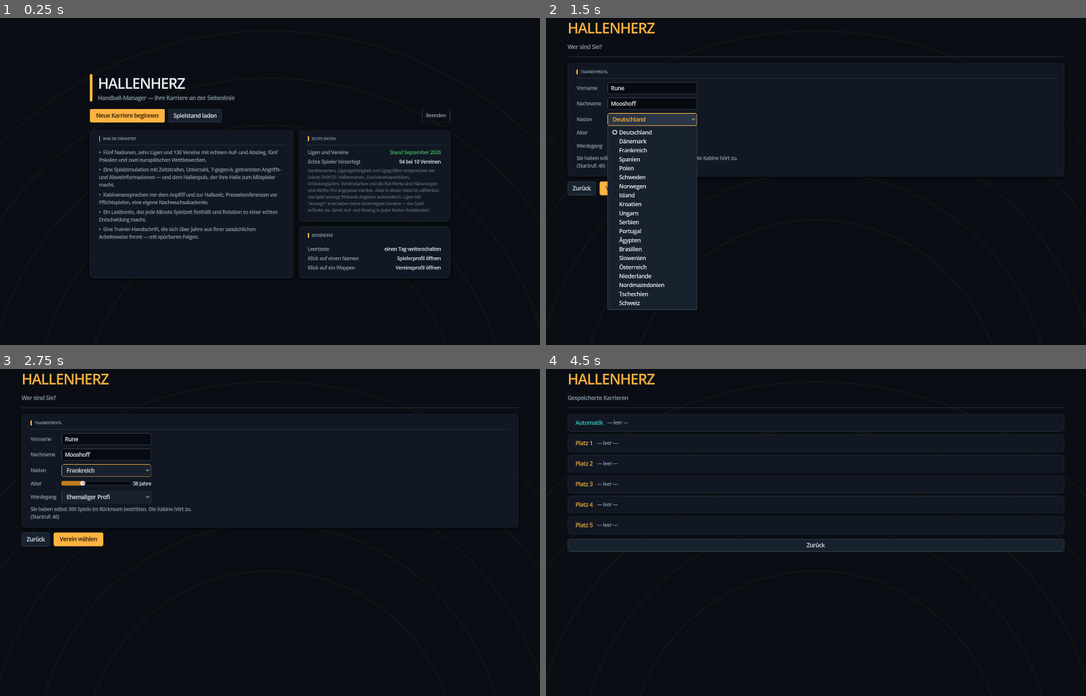
Above: before the commit, frames 1-4 (two rows, left to right).
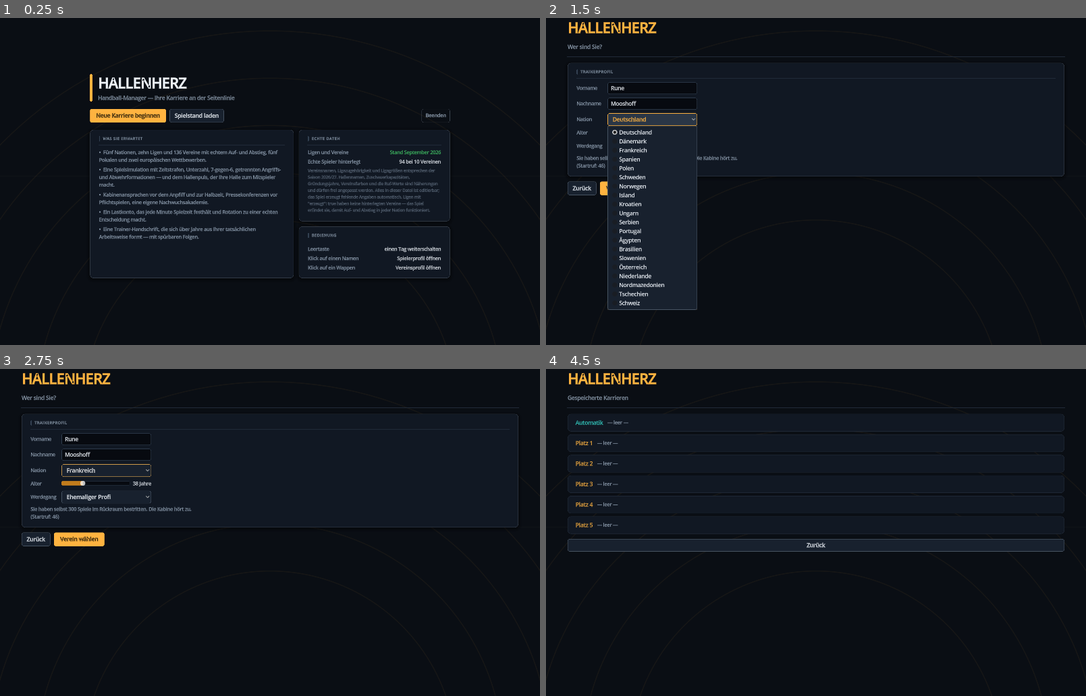
Above: after the commit, the same moments.

Repository: y24st2d98k-sys/hm26
Game: Godot game, scene res://ui/App.tscn
Same seed, same stepped clock (60 frames per second), same inputs: the game is played once before the commit and once after it.
Inputs:
- Up to frame 1 (0.25 s): no input
- Up to frame 2 (1.5 s): click "Neue Karriere beginnen" at 0.5 s; click "Deutschland" at 1.25 s
- Up to frame 3 (2.75 s): click "Ehemaliger Profi" at 2 s
- Up to frame 4 (4.5 s): click "Frankreich" at 2.75 s; click "Zurück" at 3.5 s; click "Spielstand laden" at 4.25 s

The runs differ from the first frame. In frame 1, 0.7% of the frame differs, in the area x 18-83%, y 18-68%; in frame 2, 0.4%; in frame 3, 0.6%; in frame 4, 0.3%.

Commit message:
Oberflaeche: Gewichtung, Licht und Bewegung
Die Bildschirme waren korrekt, aber tonlos: jede Karte gleich schwer, jede
Flaeche flach gefuellt, jeder Akzent gleich laut, kein Uebergang. Sechs
Eingriffe geben dem Auge eine Reihenfolge.

- Schriftschnitte statt nur Groessen. FontVariation macht aus dem einen
  Engine-Schnitt vier: halbfett, fett, gesperrte Versalien, eng. Ohne
  geladenes Asset.
- Lichtkante und Schatten auf jeder erhabenen Flaeche, damit eine Karte wie
  ein Koerper aussieht und nicht wie ein aufgemalter Kasten.
- Der Grund ist nicht mehr flach gefuellt, sondern traegt einen sehr flachen
  radialen Schein ueber der oberen Mitte.
- Seitenleiste und Kopfzeile werfen einen Schatten auf den Inhalt: sie liegen
  jetzt ueber ihm statt neben ihm.
- Akzentdisziplin. Im Ruhezustand traegt eine Karte eine neutrale Kopfmarke
  und ein mattes "Oeffnen". Nur Karten, die eine Entscheidung verlangen,
  bekommen ueber Stil.karte_betonen() getoenten Grund, farbige linke Kante
  und eingefaerbten Kopf. Kennzahlenkacheln toenen ihren Rand, statt ihn
  vollflaechig einzufaerben.
- Bildschirmwechsel blendet in 140 ms auf und hebt den Inhalt zehn Pixel an.
  Bildschirmfoto und Layoutpruefung rufen vorher App.bewegung_beenden() auf
  und vermessen deshalb nie einen halben Frame.

Geprueft: Kaltstart bestanden, Oberflaechentest durchgelaufen,
Layoutpruefung 0 Fehler / 0 Hinweise.

Co-Authored-By: Claude Opus 5 <noreply@anthropic.com>
Claude-Session: https://claude.ai/code/session_01DW7a4Az9q4yojmwBD8gzAx

Diff:
--- a/autoload/Stil.gd
+++ b/autoload/Stil.gd
@@ -55,6 +55,50 @@
 const A_NORMAL := 12
 const A_GROSS := 18
 const A_RIESIG := 26
+
+# ------------------------------------------------------------ Schriftschnitte ---
+#
+# Die Engine bringt genau einen Schnitt mit. Ohne Gewichtsunterschied klingt
+# jede Fläche gleich laut: Überschrift, Wert und Fußnote unterscheiden sich nur
+# in der Größe, und das reicht nicht, um ein Auge zu führen. FontVariation
+# erzeugt Halbfett, Fett und einen gesperrten Versalienschnitt aus derselben
+# Datei — ohne ein einziges geladenes Asset.
+
+var _schnitt_halbfett: FontVariation = null
+var _schnitt_fett: FontVariation = null
+var _schnitt_gesperrt: FontVariation = null
+var _schnitt_eng: FontVariation = null
+
+func _schnitt(embolden: float, sperrung: float) -> FontVariation:
+	var f := FontVariation.new()
+	f.base_font = ThemeDB.fallback_font
+	f.variation_embolden = embolden
+	f.spacing_glyph = int(sperrung)
+	return f
+
+## Halbfett — Werte, Knöpfe, Spielernamen.
+func schnitt_halbfett() -> FontVariation:
+	if _schnitt_halbfett == null:
+		_schnitt_halbfett = _schnitt(0.22, 0)
+	return _schnitt_halbfett
+
+## Fett — Überschriften und große Zahlen.
+func schnitt_fett() -> FontVariation:
+	if _schnitt_fett == null:
+		_schnitt_fett = _schnitt(0.48, 0)
+	return _schnitt_fett
+
+## Gesperrt — Versalien-Etiketten. Ohne Laufweite kleben Großbuchstaben.
+func schnitt_gesperrt() -> FontVariation:
+	if _schnitt_gesperrt == null:
+		_schnitt_gesperrt = _schnitt(0.20, 1)
+	return _schnitt_gesperrt
+
+## Eng — lange Zahlenkolonnen, die sonst die Spalte sprengen.
+func schnitt_eng() -> FontVariation:
+	if _schnitt_eng == null:
+		_schnitt_eng = _schnitt(0.0, -1)
+	return _schnitt_eng
 
 var _theme: Theme = null
 
@@ -81,6 +125,33 @@
 	return Color(farbe.r, farbe.g, farbe.b, deckung)
 
 # ------------------------------------------------------------- StyleBoxen ---
+## Grundfläche mit Lichtstimmung.
+##
+## Ein gleichmäßig gefüllter Hintergrund ist der sicherste Weg, eine Oberfläche
+## billig aussehen zu lassen: echtes Licht fällt nie überall gleich. Ein sehr
+## flacher radialer Schein oben links über der Mitte genügt — bewusst sieht ihn
+## niemand, aber die Fläche bekommt eine Richtung, und alles, was darauf liegt,
+## wirkt aufgesetzt statt eingefärbt.
+func grundflaeche() -> TextureRect:
+	var g := Gradient.new()
+	g.offsets = PackedFloat32Array([0.0, 0.55, 1.0])
+	g.colors = PackedColorArray([
+		GRUND.lightened(0.075), GRUND.lightened(0.018), GRUND.darkened(0.32)])
+	var t := GradientTexture2D.new()
+	t.gradient = g
+	t.width = 256
+	t.height = 256
+	t.fill = GradientTexture2D.FILL_RADIAL
+	t.fill_from = Vector2(0.40, 0.02)
+	t.fill_to = Vector2(1.30, 1.05)
+	var r := TextureRect.new()
+	r.texture = t
+	r.expand_mode = TextureRect.EXPAND_IGNORE_SIZE
+	r.stretch_mode = TextureRect.STRETCH_SCALE
+	r.set_anchors_preset(Control.PRESET_FULL_RECT)
+	r.mouse_filter = Control.MOUSE_FILTER_IGNORE
+	return r
+
 func box(fuellung: Color, radius: int = R_NORMAL, randfarbe: Variant = null, randbreite: int = 1) -> StyleBoxFlat:
 	var sb := StyleBoxFlat.new()
 	sb.bg_color = fuellung
@@ -103,6 +174,16 @@
 	sb.shadow_color = SCHATTEN
 	sb.shadow_size = 10
 	sb.shadow_offset = Vector2(0, 3)
+	lichtkante(sb)
+	return sb
+
+## Eine hellere Oberkante. Licht kommt von oben — ohne diesen einen Pixel
+## sieht jede Fläche aus wie ein aufgemalter Kasten statt wie ein Körper.
+func lichtkante(sb: StyleBoxFlat, staerke: float = 0.055) -> StyleBoxFlat:
+	sb.border_width_top = maxi(sb.border_width_top, 1)
+	# Godot kennt nur eine Randfarbe je Box. Die Oberkante wird deshalb über
+	# eine leicht aufgehellte Randfarbe angedeutet, die zum Rest noch passt.
+	sb.border_color = sb.border_color.lerp(Color(1, 1, 1, sb.border_color.a), staerke * 2.0)
 	return sb
 
 func box_leer() -> StyleBoxEmpty:
@@ -140,6 +221,7 @@
 	b_normal.content_margin_right = 14
 	b_normal.content_margin_top = 7
 	b_normal.content_margin_bottom = 7
+	lichtkante(b_normal)
 	var b_hover := b_normal.duplicate() as StyleBoxFlat
 	b_hover.bg_color = FLAECHE_GLAS
 	b_hover.border_color = AKZENT_TIEF
@@ -158,6 +240,9 @@
 	t.set_stylebox("pressed", "Button", b_press)
 	t.set_stylebox("disabled", "Button", b_dis)
 	t.set_stylebox("focus", "Button", b_fokus)
+	# Ein Knopf ist eine Handlung — er darf schwerer wiegen als Fließtext.
+	t.set_font("font", "Button", schnitt_halbfett())
+	t.set_font("font", "OptionButton", schnitt_halbfett())
 	t.set_color("font_color", "Button", TEXT)
 	t.set_color("font_hover_color", "Button", Color.WHITE)
 	t.set_color("font_pressed_color", "Button", AKZENT)
@@ -260,6 +345,8 @@
 			l.add_theme_font_size_override("font_size", S_GROSS)
 		_:
 			l.add_theme_font_size_override("font_size", S_KLEIN)
+	# Eine Überschrift ist erst dann eine, wenn sie auch schwerer wiegt.
+	l.add_theme_font_override("font", schnitt_fett())
 	l.add_theme_color_override("font_color", farbe if farbe != null else TEXT)
 	return l
 
@@ -292,6 +379,7 @@
 	var l := Label.new()
 	l.text = text_inhalt.to_upper()
 	l.add_theme_font_size_override("font_size", S_ETIKETT)
+	l.add_theme_font_override("font", schnitt_gesperrt())
 	l.add_theme_color_override("font_color", farbe if farbe != null else TEXT_SCHWACH)
 	l.vertical_alignment = VERTICAL_ALIGNMENT_CENTER
 	return l
@@ -342,10 +430,16 @@
 		aussen.add_child(kopf)
 		var punkt := Marke.new()
 		punkt.custom_minimum_size = Vector2(3, 14)
-		punkt.farbe = AKZENT
+		# Ruhezustand bewusst neutral. Wenn jede Karte einen Akzentstrich trägt,
+		# trägt keine mehr Bedeutung — der Akzent gehört den Karten, die etwas
+		# von einem wollen (siehe karte_betonen).
+		punkt.farbe = RAND_HELL
 		punkt.size_flags_vertical = Control.SIZE_SHRINK_CENTER
 		kopf.add_child(punkt)
-		kopf.add_child(etikett(ueberschrift, TEXT_MATT))
+		var kopftext := etikett(ueberschrift, TEXT_MATT)
+		kopf.add_child(kopftext)
+		p.set_meta("marke", punkt)
+		p.set_meta("kopftext", kopftext)
 		kopf.add_child(dehner())
 		var aktionen := hbox(A_MINI)
 		kopf.add_child(aktionen)
@@ -363,6 +457,25 @@
 func karte_wurzel(inhalt: Node) -> Control:
 	return inhalt.get_meta("karte") as Control
 
+## Hebt eine Karte hervor, die etwas vom Spieler will.
+##
+## Auf einer Übersicht liegen Anliegen, Pressetermine und reine Auskunft
+## nebeneinander. Sind alle gleich gebaut, muss man jede lesen, um zu wissen,
+## welche eine Entscheidung verlangt. Ein getönter Grund, eine farbige linke
+## Kante und ein eingefärbter Kopf erledigen das vor dem ersten Wort.
+func karte_betonen(inhalt: Node, farbe: Variant = null) -> void:
+	var wurzel := karte_wurzel(inhalt)
+	if wurzel == null:
+		return
+	var f: Color = farbe if farbe != null else AKZENT
+	var sb := box_erhaben(FLAECHE_HOCH.lerp(f, 0.045), R_NORMAL, RAND.lerp(f, 0.30))
+	sb.border_width_left = 3
+	wurzel.add_theme_stylebox_override("panel", sb)
+	if wurzel.has_meta("marke"):
+		(wurzel.get_meta("marke") as Node).farbe = f
+	if wurzel.has_meta("kopftext"):
+		(wurzel.get_meta("kopftext") as Label).add_theme_color_override("font_color", f)
+
 ## Haengt ein Control rechts in die Kopfzeile einer Karte (Filter, kleine Knoepfe).
 func karte_aktion(inhalt: Node, steuerung: Control) -> void:
 	var wurzel := karte_wurzel(inhalt)
@@ -370,22 +483,38 @@
 		(wurzel.get_meta("aktionen") as Node).add_child(steuerung)
 
 ## Kennzahlenkachel: Etikett, grosser Wert, Zusatzzeile.
+## Kennzahlenkachel. Drei Ebenen mit deutlich verschiedenem Gewicht: ein
+## gesperrtes Etikett, darunter der Wert als schwere Zahl, darunter die
+## Einordnung. Eine farbige Oberkante trägt die Bedeutung, ohne dass der Wert
+## selbst schreien muss — sonst leuchtet ein Bildschirm an sechs Stellen
+## gleich stark und führt das Auge nirgendwohin.
 func kachel(beschriftung: String, wert: String, hinweis: String = "", farbe: Variant = null) -> PanelContainer:
 	var p := PanelContainer.new()
 	var sb := box(FLAECHE_HOCH, R_NORMAL, RAND)
-	sb.content_margin_left = 14
-	sb.content_margin_right = 14
-	sb.content_margin_top = 11
-	sb.content_margin_bottom = 11
+	sb.content_margin_left = 15
+	sb.content_margin_right = 15
+	sb.content_margin_top = 12
+	sb.content_margin_bottom = 13
+	lichtkante(sb)
+	if farbe != null:
+		sb.border_width_top = 2
+		sb.border_color = RAND.lerp(farbe as Color, 0.40)
 	p.add_theme_stylebox_override("panel", sb)
 	p.size_flags_horizontal = Control.SIZE_EXPAND_FILL
-	var v := vbox(2)
+	var v := vbox(1)
 	p.add_child(v)
 	v.add_child(etikett(beschriftung))
-	var w := text(wert, S_GROSS, farbe if farbe != null else TEXT)
+	var w := Label.new()
+	w.text = wert
+	w.add_theme_font_size_override("font_size", S_TITEL)
+	w.add_theme_font_override("font", schnitt_fett())
+	w.add_theme_color_override("font_color", farbe if farbe != null else TEXT)
+	w.clip_text = true
 	v.add_child(w)
 	if hinweis != "":
-		v.add_child(matt(hinweis, S_MINI))
+		var hl := matt(hinweis, S_MINI)
+		hl.clip_text = true
+		v.add_child(hl)
 	p.set_meta("wert", w)
 	return p
 
@@ -639,7 +768,7 @@
 	var b := Button.new()
 	b.custom_minimum_size = Vector2(0, hoehe)
 	b.focus_mode = Control.FOCUS_NONE
-	var grund: Color = Color(1, 1, 1, 0.028) if index % 2 == 1 else Color(0, 0, 0, 0)
+	var grund: Color = Color(1, 1, 1, 0.038) if index % 2 == 1 else Color(0, 0, 0, 0)
 	var n := box(lasur(AKZENT, 0.10) if hervorgehoben else grund, R_MINI)
 	n.content_margin_left = 6
 	n.content_margin_right = 6
--- a/ui/App.gd
+++ b/ui/App.gd
@@ -59,6 +59,10 @@
 ## Wie viele Partien je Einzelbild gerechnet werden. Vier Partien sind rund
 ## hundert Millisekunden — spürbar flüssig und trotzdem zügig durch.
 const SPIELTAG_SCHEIBE := 4
+const WECHSEL_DAUER := 0.14
+const WECHSEL_HUB := 10
+const INHALT_RAND_OBEN := 16
+var _wechsel: Tween = null
 var _hilfe_schleier: Control
 var _spieltag_schleier: Control
 var _spieltag_balken: Control
@@ -67,11 +71,7 @@
 func _ready() -> void:
 	theme = Stil.theme()
 	set_anchors_preset(Control.PRESET_FULL_RECT)
-	var hintergrund := ColorRect.new()
-	hintergrund.color = Stil.GRUND
-	hintergrund.set_anchors_preset(Control.PRESET_FULL_RECT)
-	hintergrund.mouse_filter = Control.MOUSE_FILTER_IGNORE
-	add_child(hintergrund)
+	add_child(Stil.grundflaeche())
 
 	_baue_rahmen()
 	_baue_startbildschirm()
@@ -119,7 +119,7 @@
 	inhalt.size_flags_vertical = Control.SIZE_EXPAND_FILL
 	inhalt.add_theme_constant_override("margin_left", 18)
 	inhalt.add_theme_constant_override("margin_right", 18)
-	inhalt.add_theme_constant_override("margin_top", 16)
+	inhalt.add_theme_constant_override("margin_top", INHALT_RAND_OBEN)
 	inhalt.add_theme_constant_override("margin_bottom", 16)
 	rechts.add_child(inhalt)
 	_baue_bildschirme()
@@ -128,8 +128,11 @@
 func _baue_seitenleiste() -> void:
 	var navpanel := PanelContainer.new()
 	navpanel.custom_minimum_size = Vector2(212, 0)
-	navpanel.add_theme_stylebox_override("panel",
-		Stil.box_kante(Stil.FLAECHE_TIEF, "rechts", Stil.RAND))
+	var navbox := Stil.box_kante(Stil.FLAECHE_TIEF, "rechts", Stil.RAND)
+	navbox.shadow_color = Color(0, 0, 0, 0.5)
+	navbox.shadow_size = 14
+	navbox.shadow_offset = Vector2(3, 0)
+	navpanel.add_theme_stylebox_override("panel", navbox)
 	rahmen.add_child(navpanel)
 
 	var spalte := VBoxContainer.new()
@@ -209,6 +212,11 @@
 func _baue_kopfzeile(eltern: Node) -> void:
 	var kopfpanel := PanelContainer.new()
 	var kopfbox := Stil.box_kante(Stil.FLAECHE, "unten", Stil.RAND)
+	# Der Kopf soll über dem Inhalt liegen, nicht neben ihm. Ein Schatten nach
+	# unten trennt die Zone deutlicher als jede Linie und kostet nichts.
+	kopfbox.shadow_color = Color(0, 0, 0, 0.45)
+	kopfbox.shadow_size = 12
+	kopfbox.shadow_offset = Vector2(0, 4)
 	kopfbox.content_margin_left = 18
 	kopfbox.content_margin_right = 18
 	kopfbox.content_margin_top = 10
@@ -358,6 +366,38 @@
 	if nav_knoepfe.has(id):
 		nav_knoepfe[id].setze_aktiv(true)
 	_kopf_auffrischen()
+	_einblenden(bildschirme[id])
+
+## Bildschirmwechsel mit kurzer Bewegung.
+##
+## Ein harter Schnitt liest sich wie ein Formularwechsel: der Inhalt ist
+## plötzlich ein anderer, und das Auge muss sich neu sortieren. 140 ms
+## Aufblenden mit einem Hauch Aufwärtsbewegung genügen, damit der Wechsel als
+## Handlung wahrgenommen wird. Länger wäre Selbstzweck — in einer Saison
+## klickt man hier hunderte Male.
+func _einblenden(bildschirm: CanvasItem) -> void:
+	if _wechsel != null and _wechsel.is_valid():
+		_wechsel.kill()
+	bildschirm.modulate = Color(1, 1, 1, 0)
+	inhalt.add_theme_constant_override("margin_top", INHALT_RAND_OBEN + WECHSEL_HUB)
+	_wechsel = create_tween()
+	_wechsel.set_parallel(true)
+	_wechsel.set_ease(Tween.EASE_OUT).set_trans(Tween.TRANS_CUBIC)
+	_wechsel.tween_property(bildschirm, "modulate:a", 1.0, WECHSEL_DAUER)
+	_wechsel.tween_method(_wechsel_hub, WECHSEL_HUB, 0, WECHSEL_DAUER)
+
+func _wechsel_hub(hub: int) -> void:
+	inhalt.add_theme_constant_override("margin_top", INHALT_RAND_OBEN + hub)
+
+## Beendet laufende Übergänge sofort. Werkzeuge, die Bilder aufnehmen oder
+## Geometrie vermessen, dürfen keinen halben Frame erwischen.
+func bewegung_beenden() -> void:
+	if _wechsel != null and _wechsel.is_valid():
+		_wechsel.custom_step(WECHSEL_DAUER * 2.0)
+		_wechsel.kill()
+	_wechsel_hub(0)
+	if aktueller != "" and bildschirme.has(aktueller):
+		bildschirme[aktueller].modulate = Color(1, 1, 1, 1)
 
 func _auffrischen() -> void:
 	_kopf_auffrischen()
--- a/ui/bildschirme/BueroBildschirm.gd
+++ b/ui/bildschirme/BueroBildschirm.gd
@@ -38,6 +38,7 @@
 			continue
 		var asp: Dictionary = Welt.spieler(asid)
 		var karte := Bausteine.karte_in(bereich, "%s möchte Sie sprechen" % Spielerfabrik.voller_name(asp))
+		Stil.karte_betonen(karte)
 		var zeile := Stil.hbox(12)
 		karte.add_child(zeile)
 		zeile.add_child(Portraet.fuer_spieler(asid, 44.0))
@@ -59,6 +60,7 @@
 		for a in sponsorangebote:
 			summe += float(a["wert"])
 		var sk := Bausteine.karte_in(bereich, "Sponsorenplätze sind frei")
+		Stil.karte_betonen(sk, Stil.GELB)
 		sk.add_child(Stil.text("%d Angebote über zusammen %s im Jahr liegen auf dem Tisch. Bis Sie unterschreiben, bleibt das Geld aus." % [
 			sponsorangebote.size(), Stil.geld(summe)], Stil.S_KLEIN, Stil.GELB))
 		var sk_knopf := Stil.knopf_primaer("Zu den Finanzen")
@@ -67,6 +69,7 @@
 
 	if Presse.offen(Welt.daten):
 		var pk := Bausteine.karte_in(bereich, "Pressekonferenz steht an")
+		Stil.karte_betonen(pk)
 		pk.add_child(Stil.text("Die Journalisten warten auf Ihre Einschätzung vor dem nächsten Spiel.", Stil.S_KLEIN))
 		var pk_knopf := Stil.knopf_primaer("Zur Pressekonferenz")
 		pk_knopf.pressed.connect(func(): Pressefenster.oeffnen(self))
--- a/ui/widgets/Bausteine.gd
+++ b/ui/widgets/Bausteine.gd
@@ -152,7 +152,10 @@
 	eltern.add_child(wurzel)
 	if ziel == "":
 		return inhalt
-	var pfeil := Stil.knopf_flach("Öffnen ›", Stil.AKZENT)
+	# Bewusst matt: die Karte selbst ist anklickbar, der Pfeil ist nur der
+	# Hinweis darauf. In Akzentfarbe säße auf jeder Karte ein Signal, und
+	# neben sechs Signalen erkennt man den einen echten Knopf nicht mehr.
+	var pfeil := Stil.knopf_flach("Öffnen ›", Stil.TEXT_SCHWACH)
 	pfeil.tooltip_text = hinweis if hinweis != "" else "Zum vollständigen Bildschirm"
 	pfeil.pressed.connect(func(): _springe(eltern, ziel))
 	Stil.karte_aktion(inhalt, pfeil)
--- a/werkzeuge/Bildschirmfoto.gd
+++ b/werkzeuge/Bildschirmfoto.gd
@@ -172,6 +172,11 @@
 	app.rahmen.visible = true
 
 func _foto(pfad: String) -> void:
+	# Übergänge zu Ende laufen lassen — sonst landet ein halb aufgeblendeter
+	# Bildschirm im Bild und man beurteilt eine Animation statt eines Entwurfs.
+	var app: Node = get_tree().get_first_node_in_group("app")
+	if app != null and app.has_method("bewegung_beenden"):
+		app.bewegung_beenden()
 	await get_tree().process_frame
 	await get_tree().process_frame
 	await RenderingServer.frame_post_draw
--- a/werkzeuge/Layoutpruefung.gd
+++ b/werkzeuge/Layoutpruefung.gd
@@ -51,6 +51,7 @@
 	var breite: float = float(get_window().size.x)
 	for id in app.bildschirme.keys():
 		app.zeige(str(id))
+		app.bewegung_beenden()
 		# Zwei Bilder abwarten: Container brauchen einen Durchlauf, um ihre
 		# Kinder zu setzen, und einen zweiten für verschachtelte Container.
 		await get_tree().process_frame
Not shown, changed: README.md
